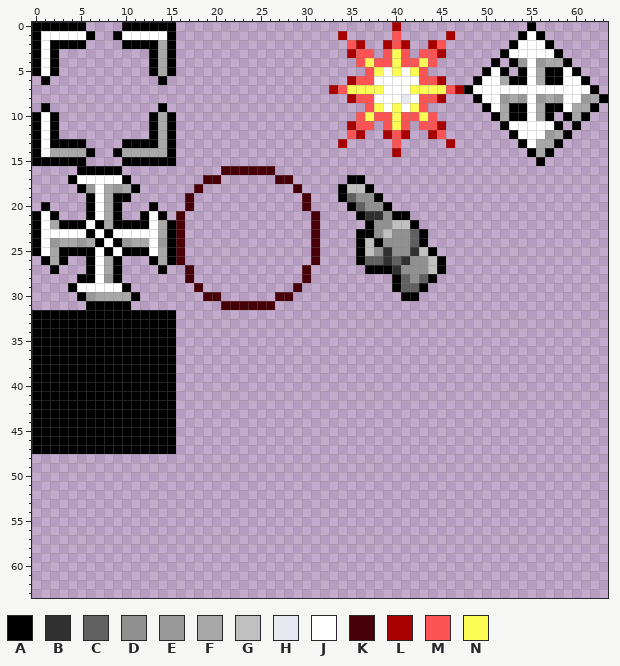
Two states of a pixel-art sprite, assets/ui.png. The first picture shows the starting point.
The file is 64x64 pixels.
Palette (. is transparent): A #000000  B #303030  C #606060  D #909090  E #989898  F #a8a8a8  G #c0c0c0  H #e8e8f0  J #ffffff  K #480008  L #a80000  M #fc5454  N #fcfc54
Pixels before (only the part around the change), first column x 10:
31 A..........KKKKKK.............................
32 AAAAAA........................................
33 AAAAAA........................................
34 AAAAAA........................................
35 AAAAAA........................................
36 AAAAAA........................................
37 AAAAAA........................................
38 AAAAAA........................................
39 AAAAAA........................................
40 AAAAAA........................................
41 AAAAAA........................................
42 AAAAAA........................................
43 AAAAAA........................................
44 AAAAAA........................................
45 AAAAAA........................................
46 AAAAAA........................................
47 AAAAAA........................................
48 ..............................................
49 ..............................................
50 ..............................................
51 ..............................................
52 ..............................................
53 ..............................................
54 ..............................................
Now the later version:
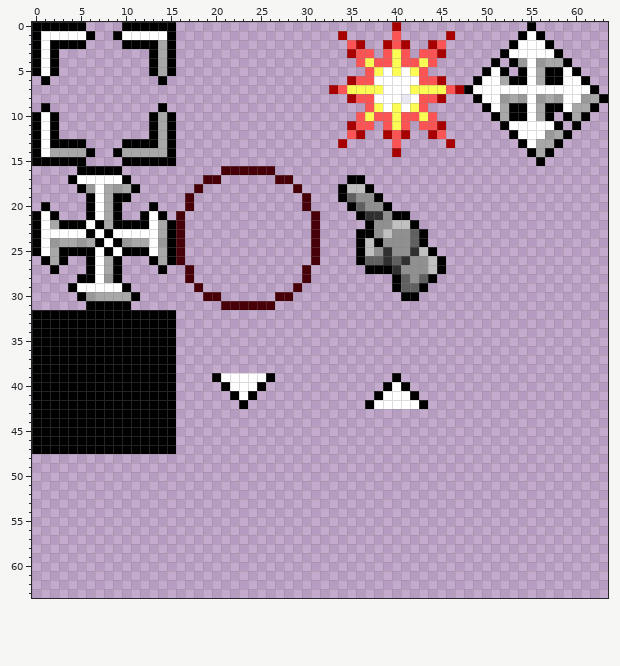
From old to new:
y 39: x 20..26 ....... -> AJJJJJA; x 40 . -> A
y 40: x 21..25 ..... -> AJJJA; x 39..41 ... -> AJA
y 41: x 22..24 ... -> AJA; x 38..42 ..... -> AJJJA
y 42: x 23 . -> A; x 37..43 ....... -> AJJJJJA
Changed places in both pictures, as pixel boxes (x1, y1, x2, y2):
added: (212, 373, 275, 409)
added: (365, 373, 428, 409)
